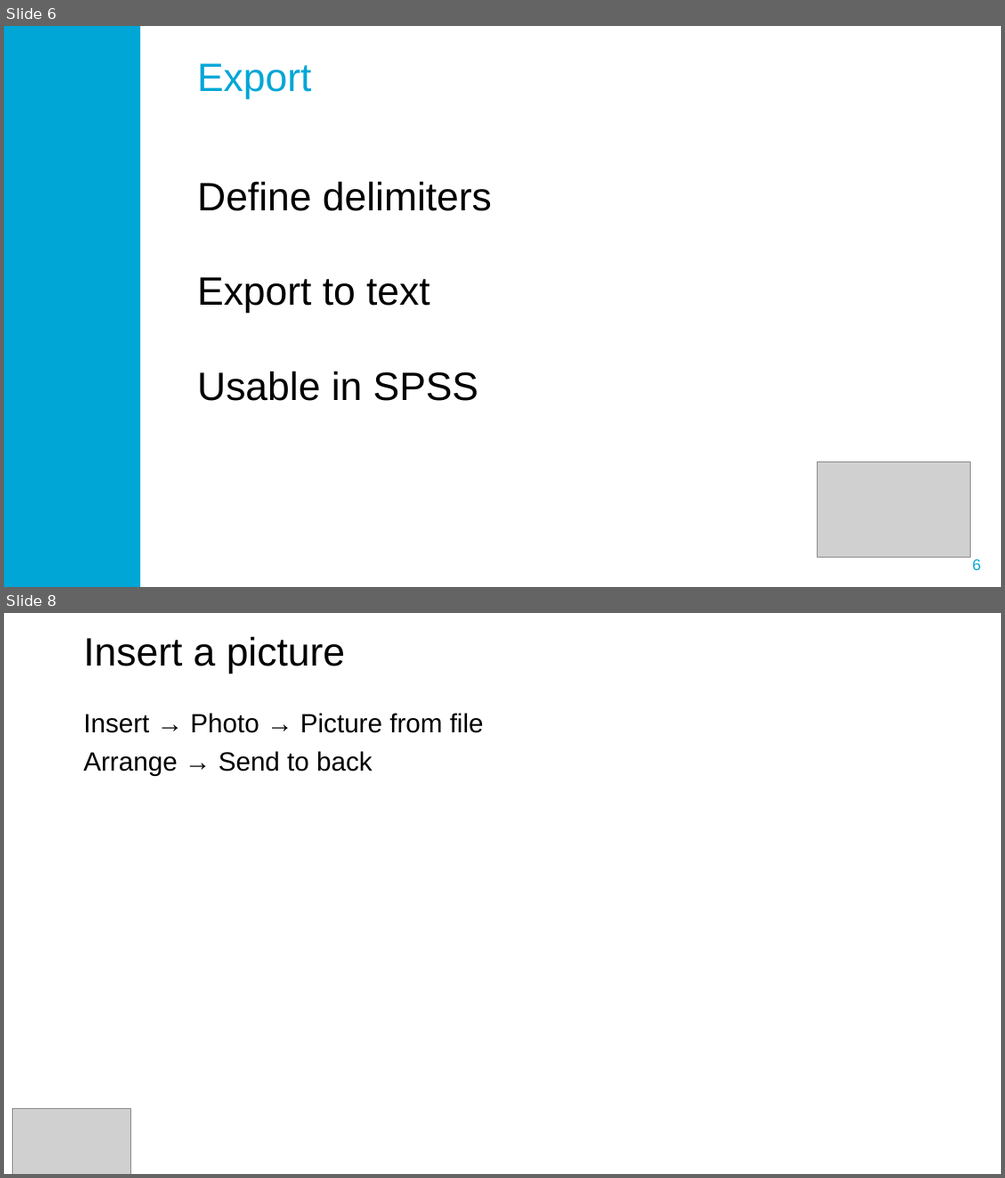
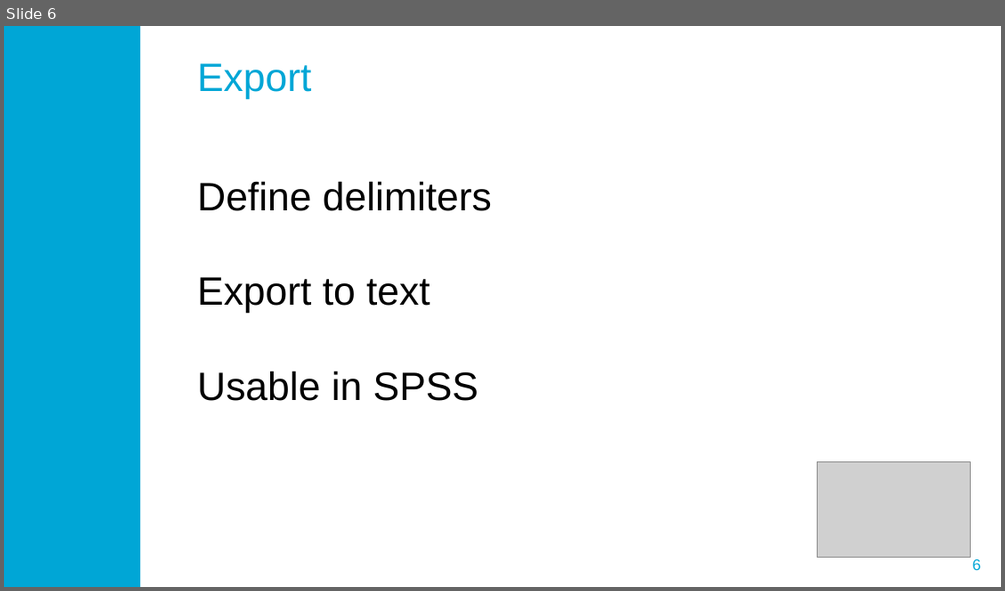
Before and after one commit to clanghout/Health-Informatics-3, a slide deck: docs/presentation/first-try.pptx. Shown one above the other, each under a label of ours: slides 6 and 8 before the commit, slide 6 after it; the slides between them are not shown. The pictures are 1005x1178 and 1005x591 pixels, drawn with LibreOffice and Linux fonts; fonts in the diff are those of the drawing; grey boxes stand for pictures; background and template pictures are left out. Boxes give left, top, right and bottom in pixels: in the first picture for what was removed or moved away, otherwise in the second. Text is boxed around its words. In the diff, an @@ line names an element or a change of style, - is before the commit and + after.

Commit message:
update

```diff
--- a/docs/presentation/first-try.pptx
+++ b/docs/presentation/first-try.pptx
@@ slide 8 removed at [4,613,1001,1174], background picture (left out) @@
@@ text removed at [83,636,345,674] @@
-Insert a picture
@@ text removed at [83,713,484,775] @@
-Insert → Photo → Picture from file
-Arrange → Send to back
@@ picture removed at [13,1108,131,1174] @@
```
Also in this commit, not shown: 4 slides added, 1 other slide removed.
